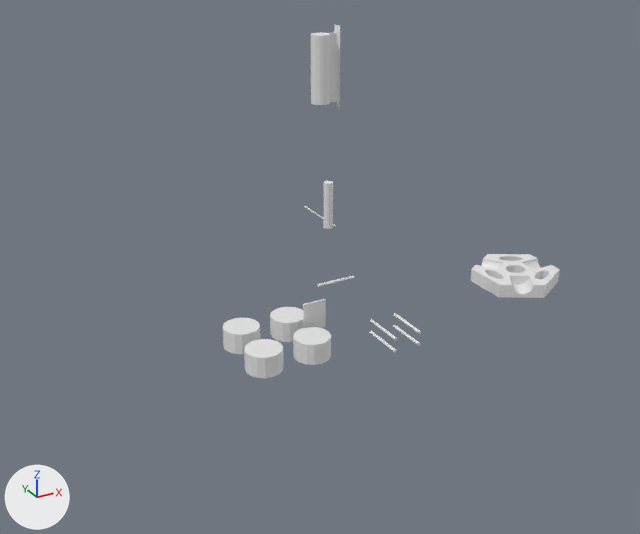
One commit to the Blender file robot-parts/robot-parts.blend: the scene before it, then after it.
One viewpoint serves both versions: a 50 mm camera at (-628.0, -689.0, 414.0) aimed at (-245.0, 6.0, 67.0). Every picture has the same lights, and +X, +Y and +Z are marked at lower left.

Objects in the first picture: '24x30', 'base', 'elbow-hole', 'keyhole', 'spokes'.
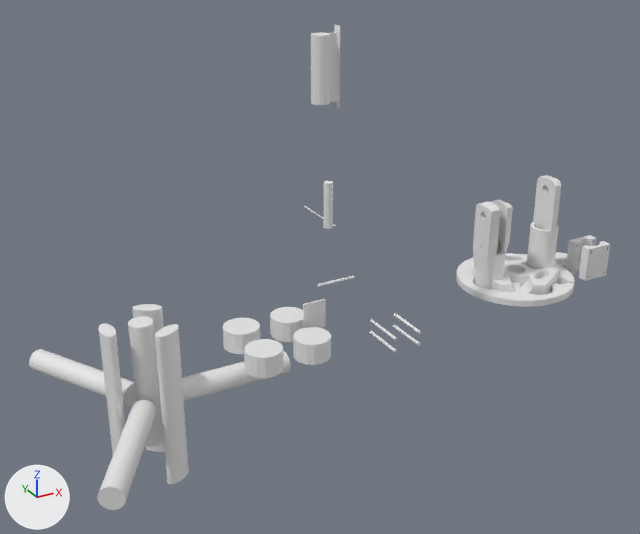
What the commit changed:
Object 'base-holes' (ob_base_holes) moves from (0.0, 0.0, 47.4) to (-429.4, 0.0, 47.4).
Object 'base-holes' (ob_base_holes) is now shown.
Object 'pvc-pipe' (ob_pvc_pipe) is now shown.
Object 'motor-mount-1' (ob_motor_mount_1) is now shown.
Object 'disk' (ob_disk) is now shown.
Object 'joint-f' (ob_joint_f) is now shown.
Object 'joint-f' (ob_joint_f) is rescaled from (11.0, 11.0, 11.0) to (11.2, 11.2, 11.2).
Object 'joint-m' (ob_joint_m) is now shown.
Object 'joint-m' (ob_joint_m) is rescaled from (11.0, 11.0, 11.0) to (11.2, 11.2, 11.2).

Boxes (x1, y1, x2, y2) around the edits, measured in the pictures (640 x 534 px):
'base-holes', shown
    after: (29, 304, 291, 510)
'joint-f', shown
    after: (473, 200, 513, 289)
'joint-m', shown
    after: (526, 175, 561, 269)
'disk', shown
    after: (456, 253, 575, 307)
'motor-mount-1', shown
    after: (566, 235, 610, 281)
'pvc-pipe', shown
    after: (555, 252, 567, 265)
